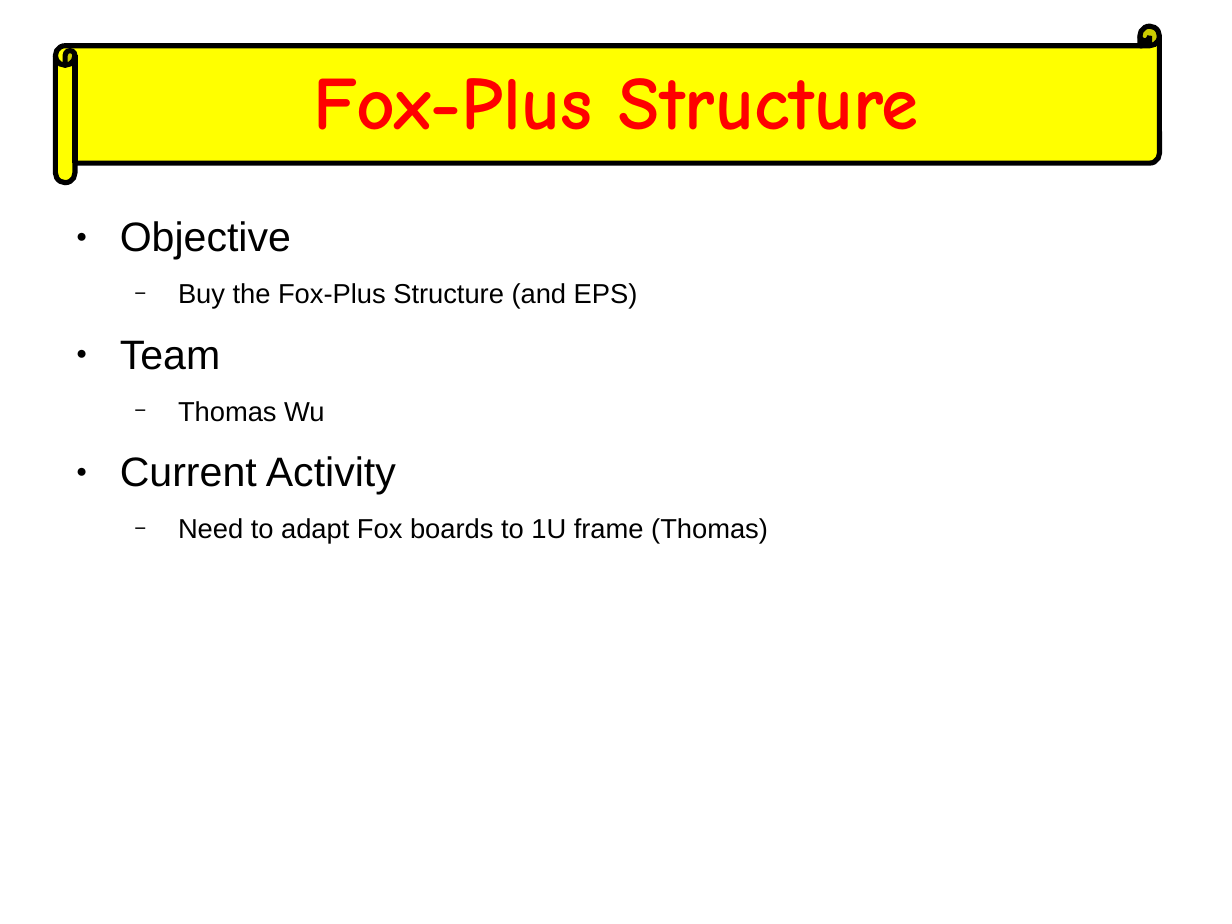
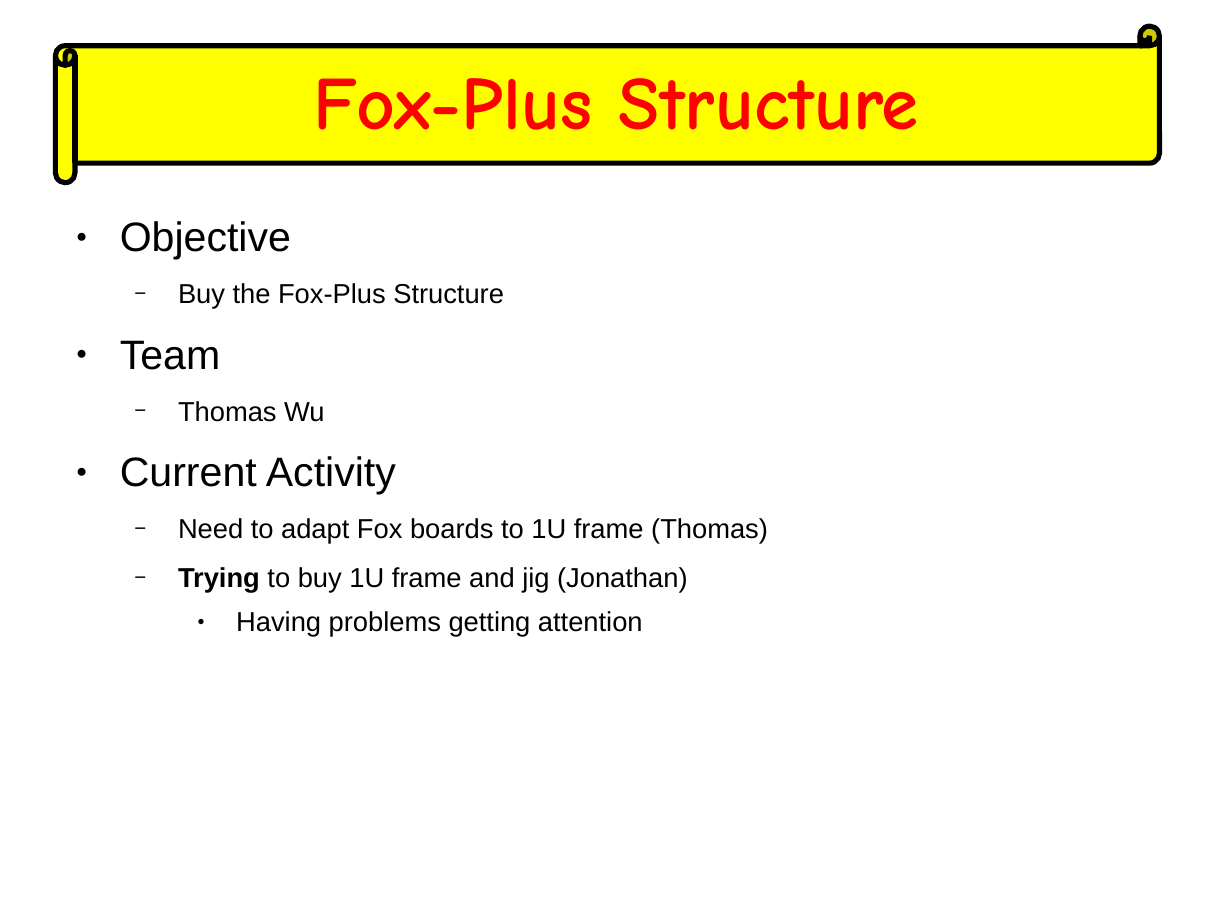
Before and after one commit to AMSAT-NA/fox-plus, a slide deck: slide 6 of weekly_engineering_meetings/2023-03-22/ASCENT-FOX+ Slide.odp. Drawn at 1232x924 pixels with LibreOffice and Linux fonts; fonts in the diff are those of the drawing. Boxes give left, top, right and bottom in pixels: in the first picture for what was removed or moved away, otherwise in the second. Text is boxed around its words. In the diff, an @@ line names an element or a change of style, - is before the commit and + after.

```diff
--- a/weekly_engineering_meetings/2023-03-22/ASCENT-FOX+ Slide.odp
+++ b/weekly_engineering_meetings/2023-03-22/ASCENT-FOX+ Slide.odp
@@ text at [178, 283, 504, 309]: text changed @@
-  − Buy the Fox-Plus Structure (and EPS)
+  − Buy the Fox-Plus Structure
@@ text at [178, 567, 688, 637]: paragraphs added @@
+  − Trying to buy 1U frame and jig (Jonathan)
+    ● Having problems getting attention
```
Also in this commit, not shown: 4 other slides changed, 2 slides added, 2 slides removed, 3 other files.
